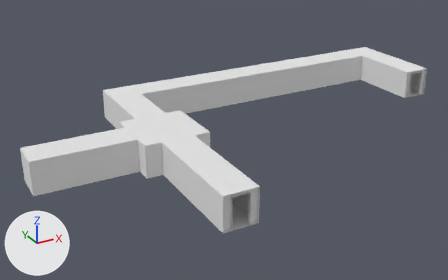
An edit to the Blender file DyNaDeMo/assets/Textures/EscapeRoute.blend, drawn before and after from the same camera.
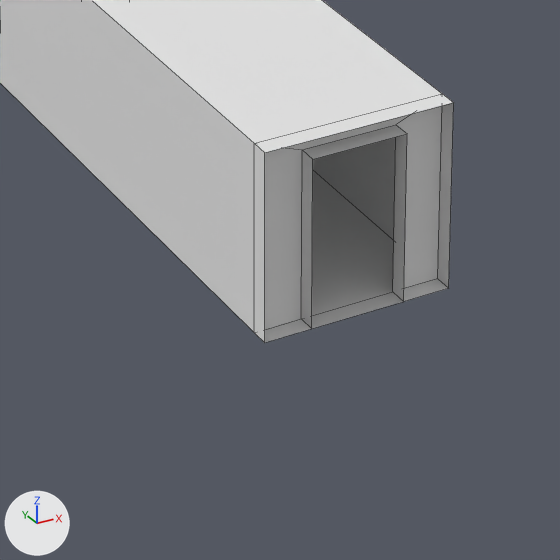
The first picture shows the older version from a 50 mm camera at (-6.54, -15.53, 7.93) aimed at (2.14, 0.26, 0.03). The close-ups show both versions on the part from 38% to 63% of the width and 59% to 99% of the height of that picture; other places that the commit changed are outside them. Every picture has the same lights, and +X, +Y and +Z are marked at lower left. The close-ups show mesh edges as thin lines.

In view in the first close-up: 'DoorsEscapeC'.
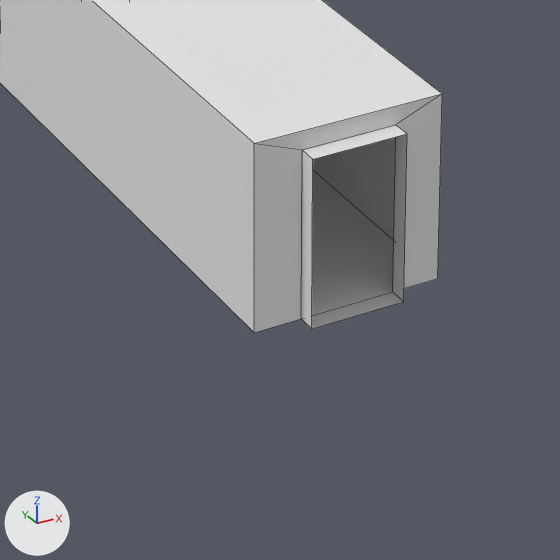
Where the change shows, as pixel boxes (x1, y1, x2, y2) in the close-ups (560 x 560 px):
'DoorsEscapeC', reshaped: before (0, 0, 454, 343); after (0, 0, 442, 333)
part 1 of me_doorsescapec_001, deleted: before (254, 94, 454, 343)

What changed in the scene script:
```text
Change me_doorsescapec_001:
    where me_doorsescapec_001.from_pydata(...)  # 32 vertices, 28 faces, 4 loose edges; spans x -1.33..1.0, y -1.0..1.0, z 0.0..1.0
    used by ob_doorsescapec; location = (0.0, -3.0, 0.0); rotation_euler = (0.0, 0.0, 4.712), in degrees (0, 0, 270); scale = (1.5, 0.5, 1.0)
    verts and faces of me_doorsescapec_001; kept vertices keep their numbers, new ones are numbered from 32
    before: 1 (0.93, -1.0, 0.0) at pixel (254, 332), 3 (0.93, 1.0, 0.0) at pixel (437, 278), 5 (0.93, -1.0, 1.0) at pixel (254, 143), 7 (0.93, 1.0, 1.0) at pixel (442, 93), 8 (0.93, -0.5, 0.0) at pixel (301, 318)
    before: 9 (0.93, 0.5, 0.0) at pixel (392, 291), 12 (1.0, -1.0, 0.0) at pixel (264, 342), 13 (1.0, 1.0, 0.0) at pixel (448, 288), 14 (1.0, -1.0, 1.0) at pixel (264, 152), 15 (1.0, 1.0, 1.0) at pixel (453, 102)
    before: 16 (1.0, -0.5, 0.0) at pixel (311, 328), 17 (1.0, 0.5, 0.0) at pixel (403, 301), 18 (1.0, -0.5, 0.9) at pixel (312, 159), 19 (1.0, 0.5, 0.9) at pixel (407, 133)
    me_doorsescapec_001 part 1
    add delete_vertices([*range(12, 16)])  # with the faces that use them
```
